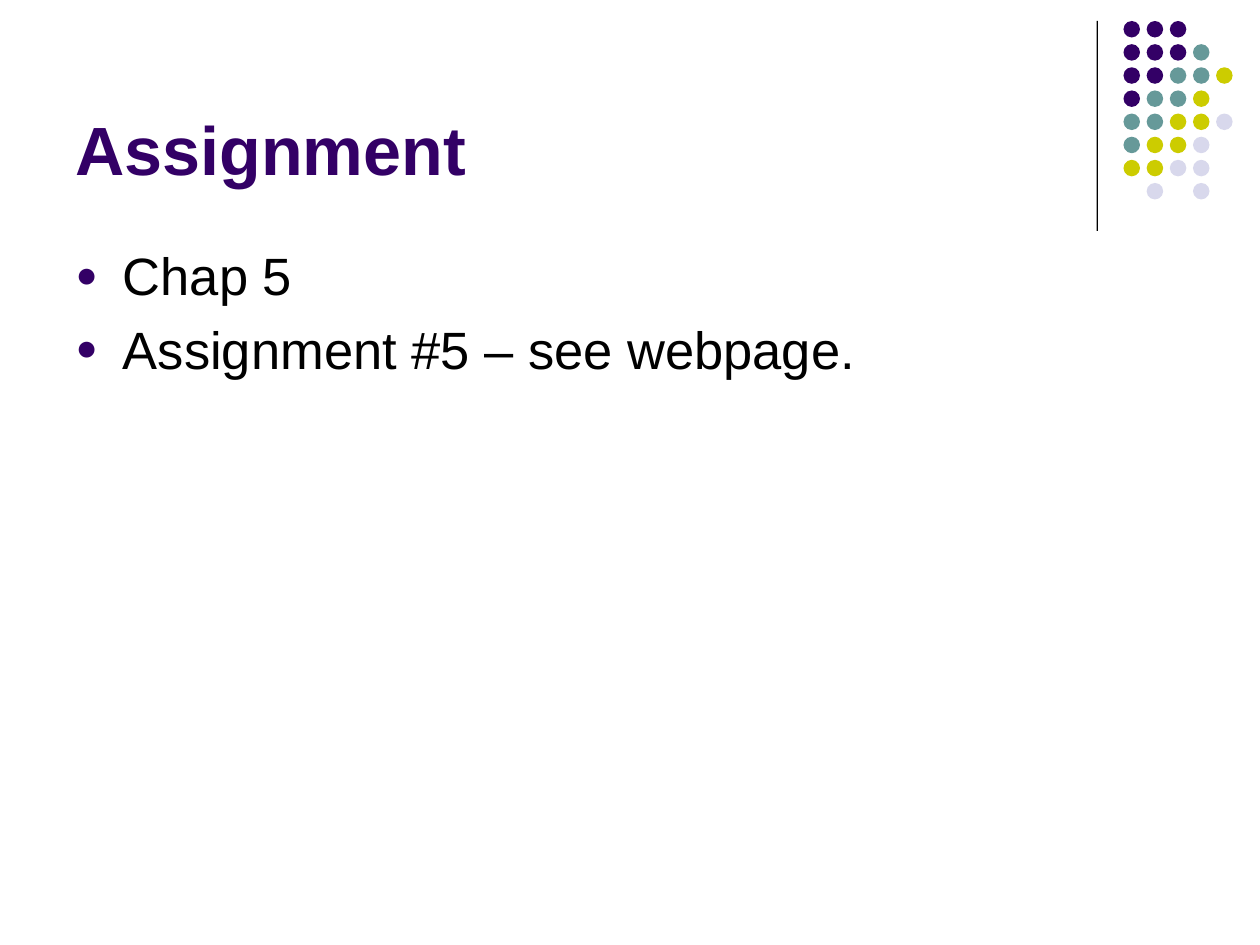
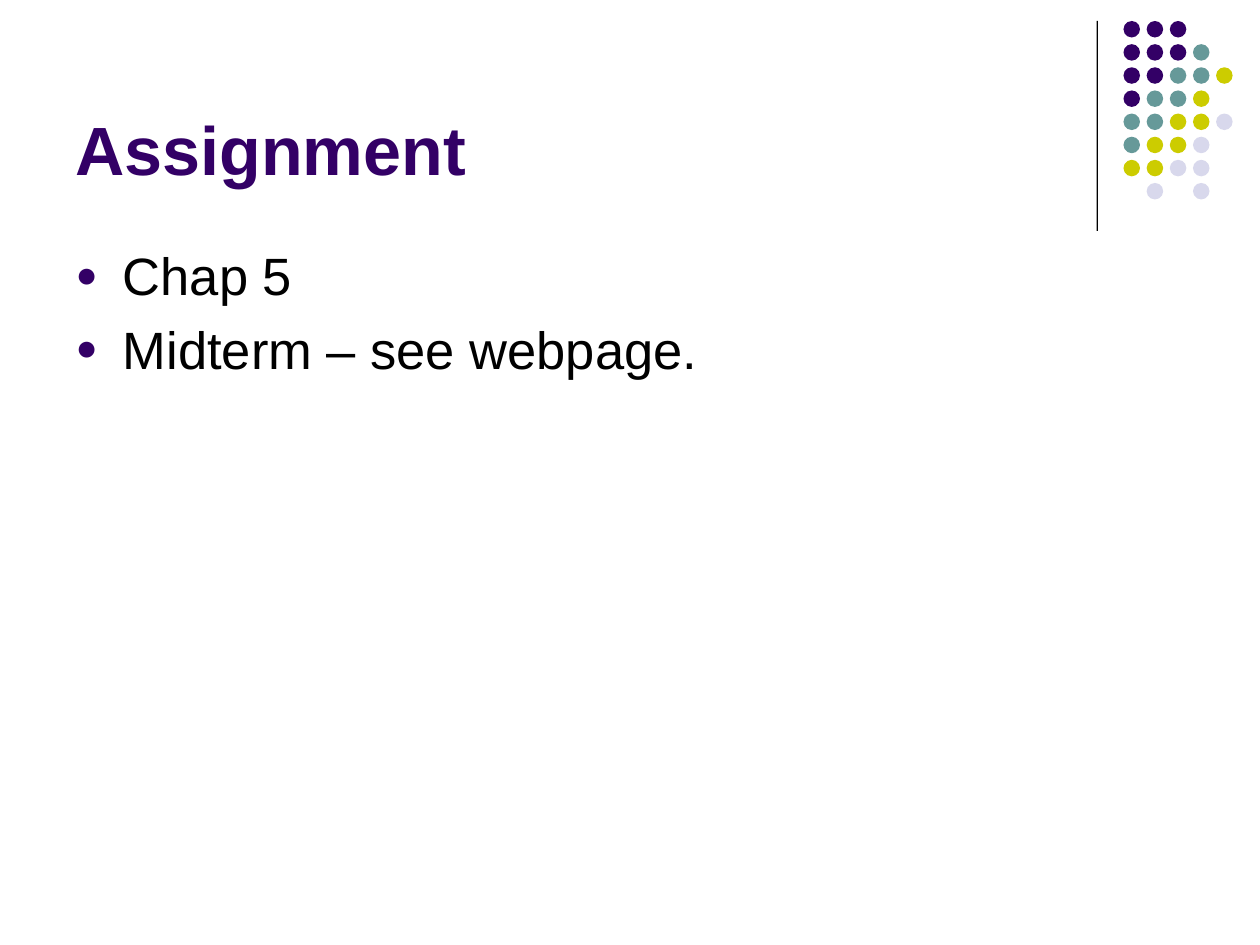
Before and after one commit to lutzhamel/CSC402, a slide deck: slide 44 of notes/csc402-ln006.pptx. Drawn at 1260x945 pixels with LibreOffice and Linux fonts; fonts in the diff are those of the drawing. Boxes give left, top, right and bottom in pixels: in the first picture for what was removed or moved away, otherwise in the second. Text is boxed around its words. In the diff, an @@ line names an element or a change of style, - is before the commit and + after.

```diff
--- a/notes/csc402-ln006.pptx
+++ b/notes/csc402-ln006.pptx
@@ text at [123, 331, 698, 380]: text changed @@
-● Assignment #5 – see webpage.
+● Midterm – see webpage.
```
Also in this commit, not shown: 1 other slide changed, 5 other files.
